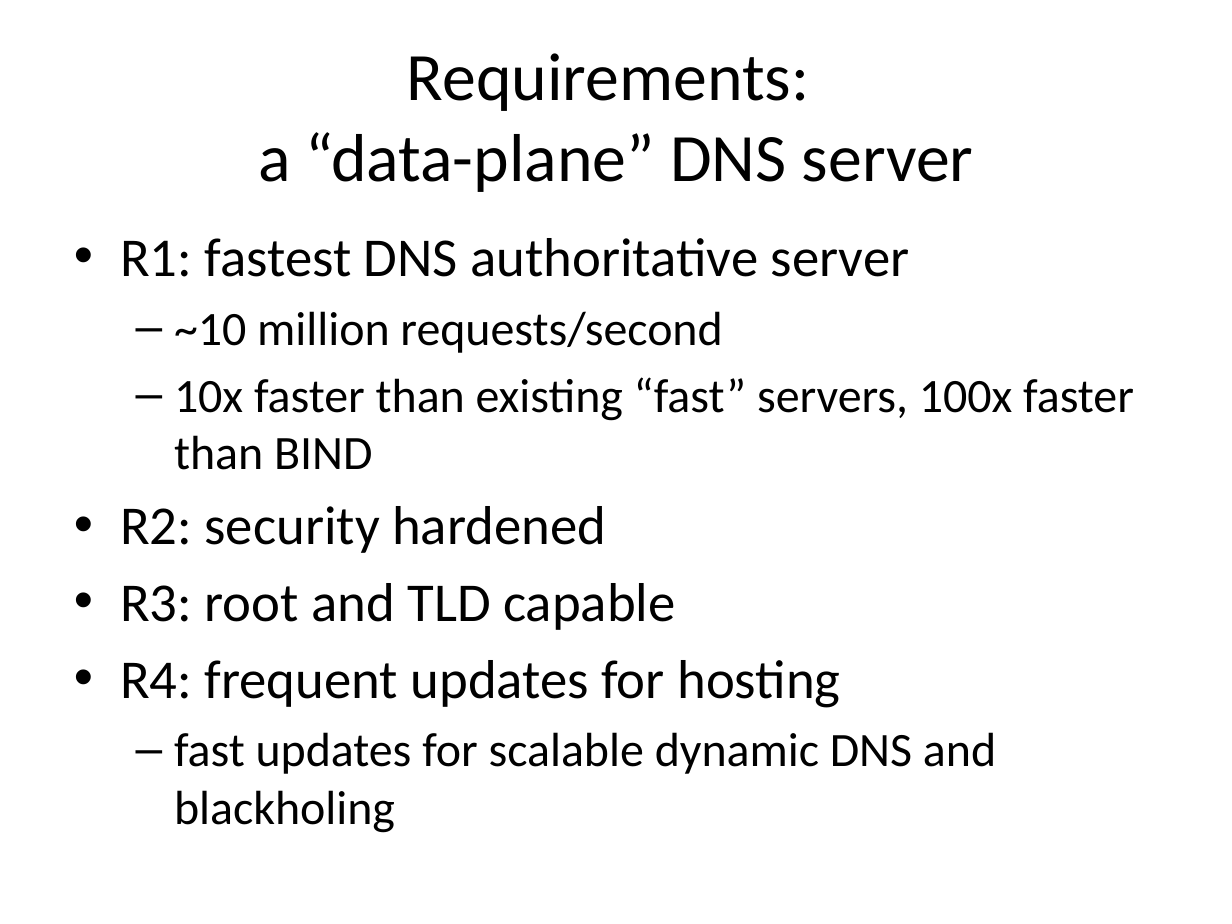
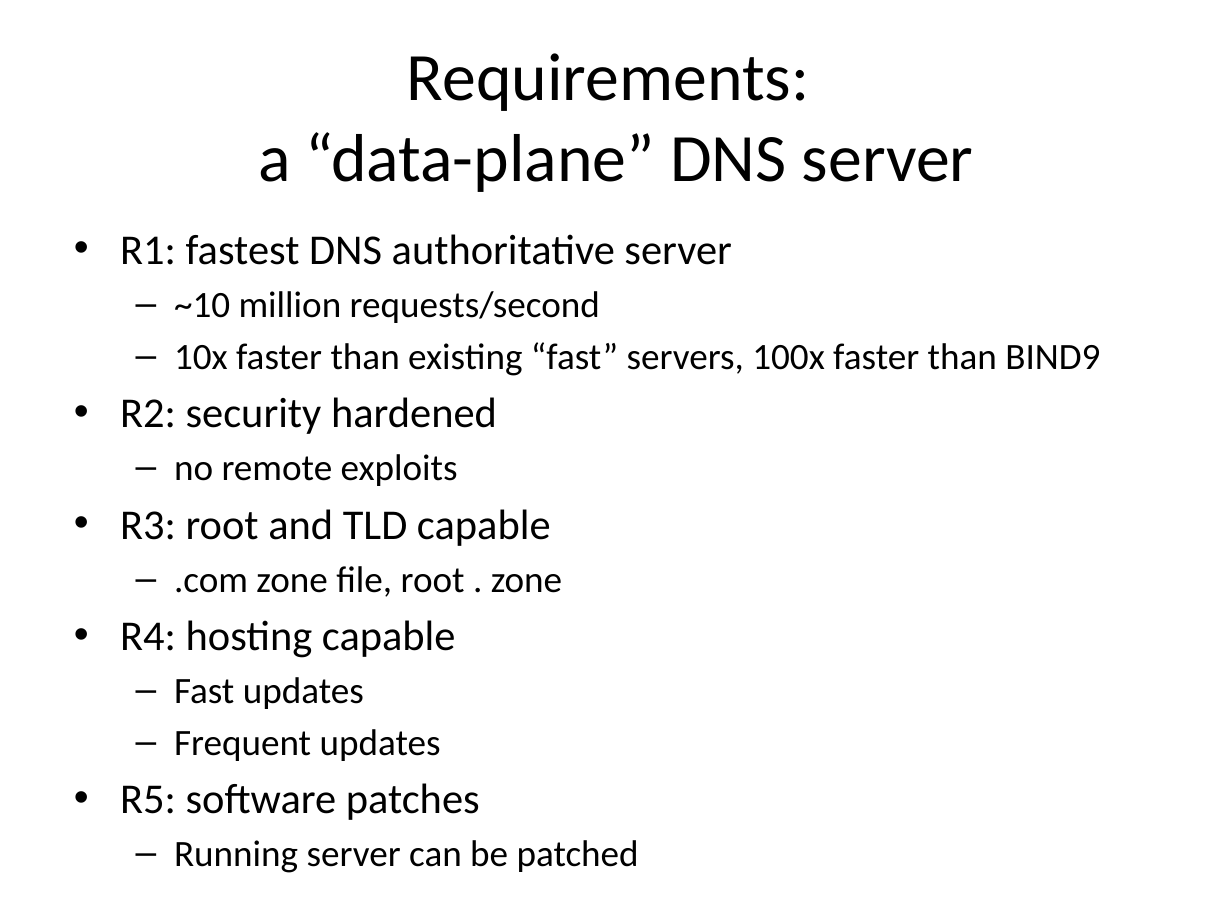
Before and after one commit to robertdavidgraham/robdns, a slide deck: slide 2 of doc/high-level-design.pptx. Drawn at 1232x924 pixels with LibreOffice and Linux fonts; fonts in the diff are those of the drawing. Boxes give left, top, right and bottom in pixels: in the first picture for what was removed or moved away, otherwise in the second. Text is boxed around its words. In the diff, an @@ line names an element or a change of style, - is before the commit and + after.

```diff
--- a/doc/high-level-design.pptx
+++ b/doc/high-level-design.pptx
@@ text at [120, 234, 732, 546]: size 32 to 24.8 pt in "R1: fastest DNS authoritative server", "R2: security hardened", "R3: root and TLD capable"; size 28 to 21.7 pt in "~10 million requests/second"; less space between paragraphs @@
@@ text at [174, 342, 1100, 376]: text changed; size 28 to 21.7 pt @@
-  – 10x faster than existing “fast” servers, 100x faster than BIND
+  – 10x faster than existing “fast” servers, 100x faster than BIND9
@@ text at [174, 454, 458, 486]: paragraph added @@
+  – no remote exploits
@@ text at [120, 566, 562, 820]: text changed; size 28 to 21.7 pt @@
-• R4: frequent updates for hosting
-  – fast updates for scalable dynamic DNS and blackholing
+  – .com zone file, root . zone
+• R4: hosting capable
+  – Fast updates
+  – Frequent updates
+• R5: software patches
+  – Running server can be patched
```
Also in this commit, not shown: 7 other slides changed, 20 slides added, 16 other files.
